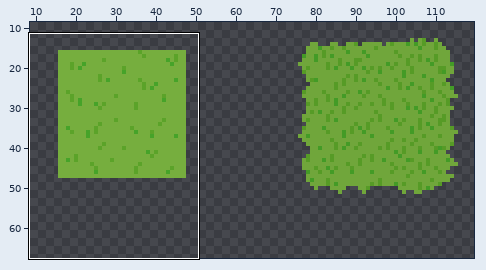
Sprite sheet: assets/gozd.png. The picture above shows the old version from afar; the outline marks the close-up.
Close-up. As it was:
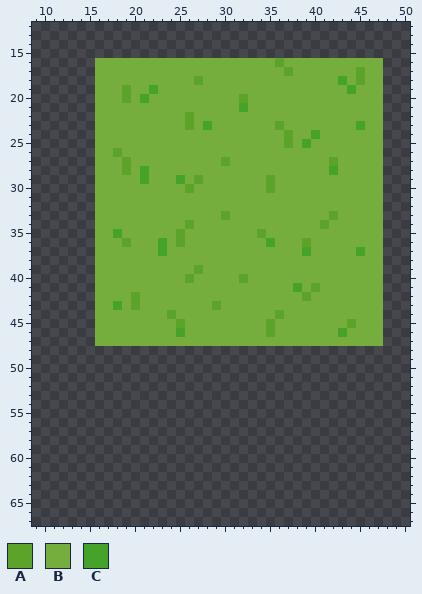
The file is 128x128 pixels. Shown: x 9..50, y 12..67. The wide view leaves out empty margins. The commit also changed other parts of the picture, which this record leaves out.
Palette (. is transparent): A #5ba329  B #76ae3e  C #46a329
Pixels before, first column x 16:
16 BBBBBBBBBBBBBBBBBBBBABBBBBBBBBBB
17 BBBBBBBBBBBBBBBBBBBBBABBBBBBBABB
18 BBBBBBBBBBBABBBBBBBBBBBBBBBCBABB
19 BBBABBCBBBBBBBBBBBBBBBBBBBBBCBBB
20 BBBABCBBBBBBBBBBABBBBBBBBBBBBBBB
21 BBBBBBBBBBBBBBBBCBBBBBBBBBBBBBBB
22 BBBBBBBBBBABBBBBBBBBBBBBBBBBBBBB
23 BBBBBBBBBBABCBBBBBBBABBBBBBBBCBB
24 BBBBBBBBBBBBBBBBBBBBBABBCBBBBBBB
25 BBBBBBBBBBBBBBBBBBBBBABCBBBBBBBB
26 BBABBBBBBBBBBBBBBBBBBBBBBBBBBBBB
27 BBBABBBBBBBBBBABBBBBBBBBBBABBBBB
28 BBBABCBBBBBBBBBBBBBBBBBBBBCBBBBB
29 BBBBBCBBBCBABBBBBBBABBBBBBBBBBBB
30 BBBBBBBBBBABBBBBBBBABBBBBBBBBBBB
31 BBBBBBBBBBBBBBBBBBBBBBBBBBBBBBBB
32 BBBBBBBBBBBBBBBBBBBBBBBBBBBBBBBB
33 BBBBBBBBBBBBBBABBBBBBBBBBBABBBBB
34 BBBBBBBBBBABBBBBBBBBBBBBBABBBBBB
35 BBCBBBBBBABBBBBBBBABBBBBBBBBBBBB
36 BBBABBBCBABBBBBBBBBCBBBABBBBBBBB
37 BBBBBBBCBBBBBBBBBBBBBBBCBBBBBCBB
38 BBBBBBBBBBBBBBBBBBBBBBBBBBBBBBBB
39 BBBBBBBBBBBABBBBBBBBBBBBBBBBBBBB
40 BBBBBBBBBBABBBBBABBBBBBBBBBBBBBB
41 BBBBBBBBBBBBBBBBBBBBBBCBABBBBBBB
42 BBBBABBBBBBBBBBBBBBBBBBABBBBBBBB
43 BBCBABBBBBBBBABBBBBBBBBBBBBBBBBB
44 BBBBBBBBABBBBBBBBBBBABBBBBBBBBBB
45 BBBBBBBBBABBBBBBBBBABBBBBBBBABBB
46 BBBBBBBBBCBBBBBBBBBABBBBBBBCBBBB
47 BBBBBBBBBBBBBBBBBBBBBBBBBBBBBBBB
Once edited:
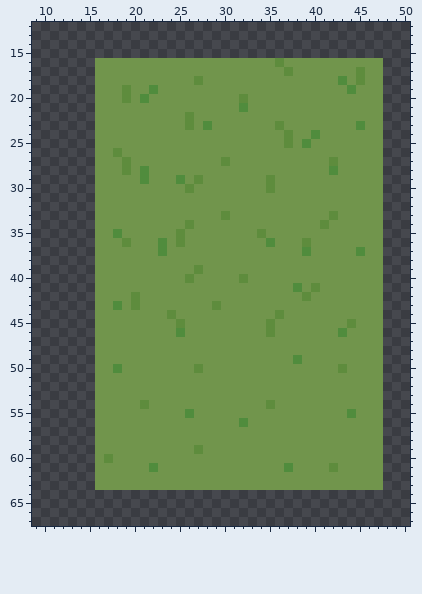
The edit:
colour A: #5ba329 -> #5e8c3d
colour B: #76ae3e -> #71954c
colour C: #46a329 -> #508c3d
Changed rows in their new state; - is a pixel that keeps its letter.
first column x 16:
48 BBBBBBBBBBBBBBBBBBBBBBBBBBBBBBBB
49 BBBBBBBBBBBBBBBBBBBBBBCBBBBBBBBB
50 BBCBBBBBBBBABBBBBBBBBBBBBBBABBBB
51 BBBBBBBBBBBBBBBBBBBBBBBBBBBBBBBB
52 BBBBBBBBBBBBBBBBBBBBBBBBBBBBBBBB
53 BBBBBBBBBBBBBBBBBBBBBBBBBBBBBBBB
54 BBBBBABBBBBBBBBBBBBABBBBBBBBBBBB
55 BBBBBBBBBBCBBBBBBBBBBBBBBBBBCBBB
56 BBBBBBBBBBBBBBBBCBBBBBBBBBBBBBBB
57 BBBBBBBBBBBBBBBBBBBBBBBBBBBBBBBB
58 BBBBBBBBBBBBBBBBBBBBBBBBBBBBBBBB
59 BBBBBBBBBBBABBBBBBBBBBBBBBBBBBBB
60 BABBBBBBBBBBBBBBBBBBBBBBBBBBBBBB
61 BBBBBBCBBBBBBBBBBBBBBCBBBBABBBBB
62 BBBBBBBBBBBBBBBBBBBBBBBBBBBBBBBB
63 BBBBBBBBBBBBBBBBBBBBBBBBBBBBBBBB
